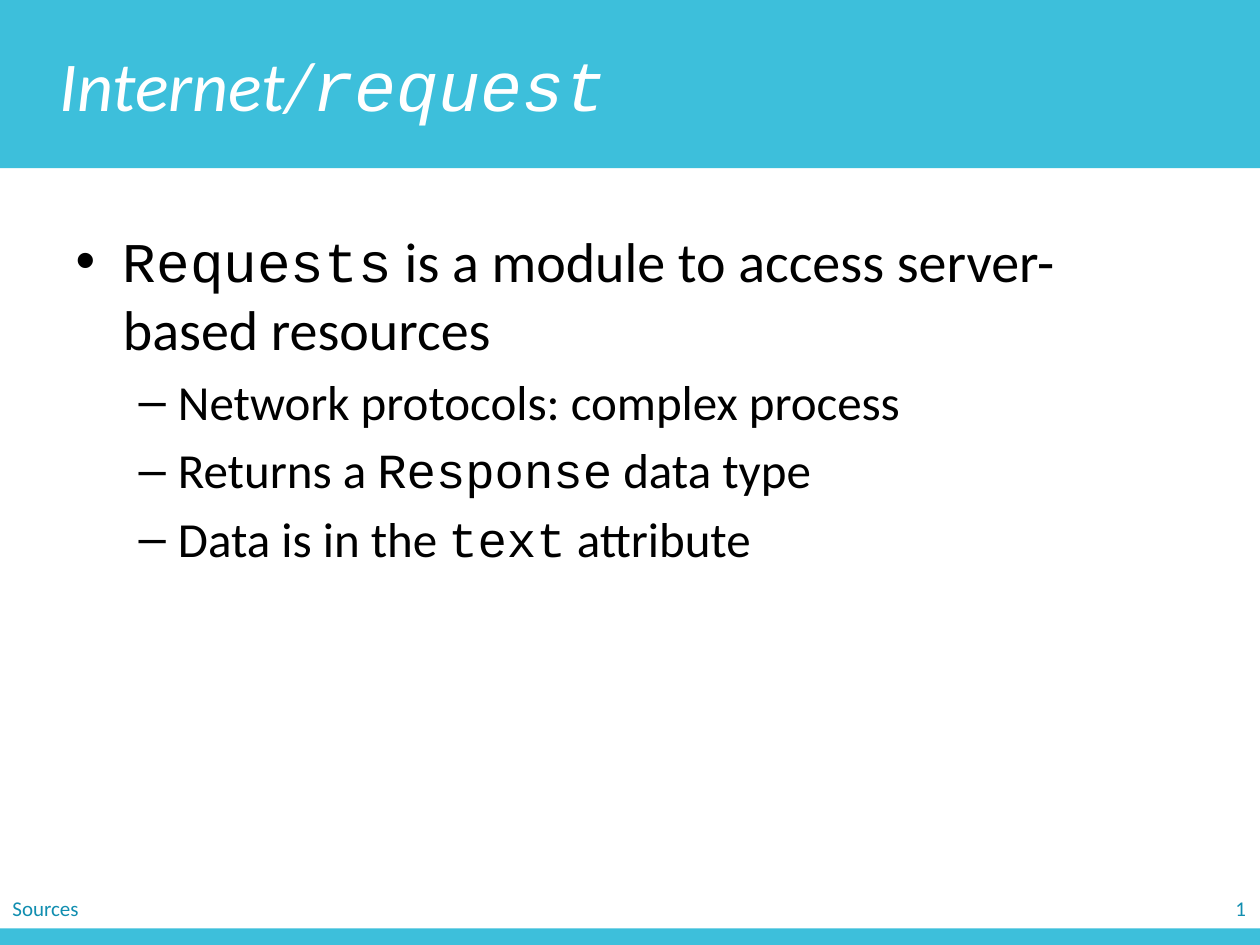
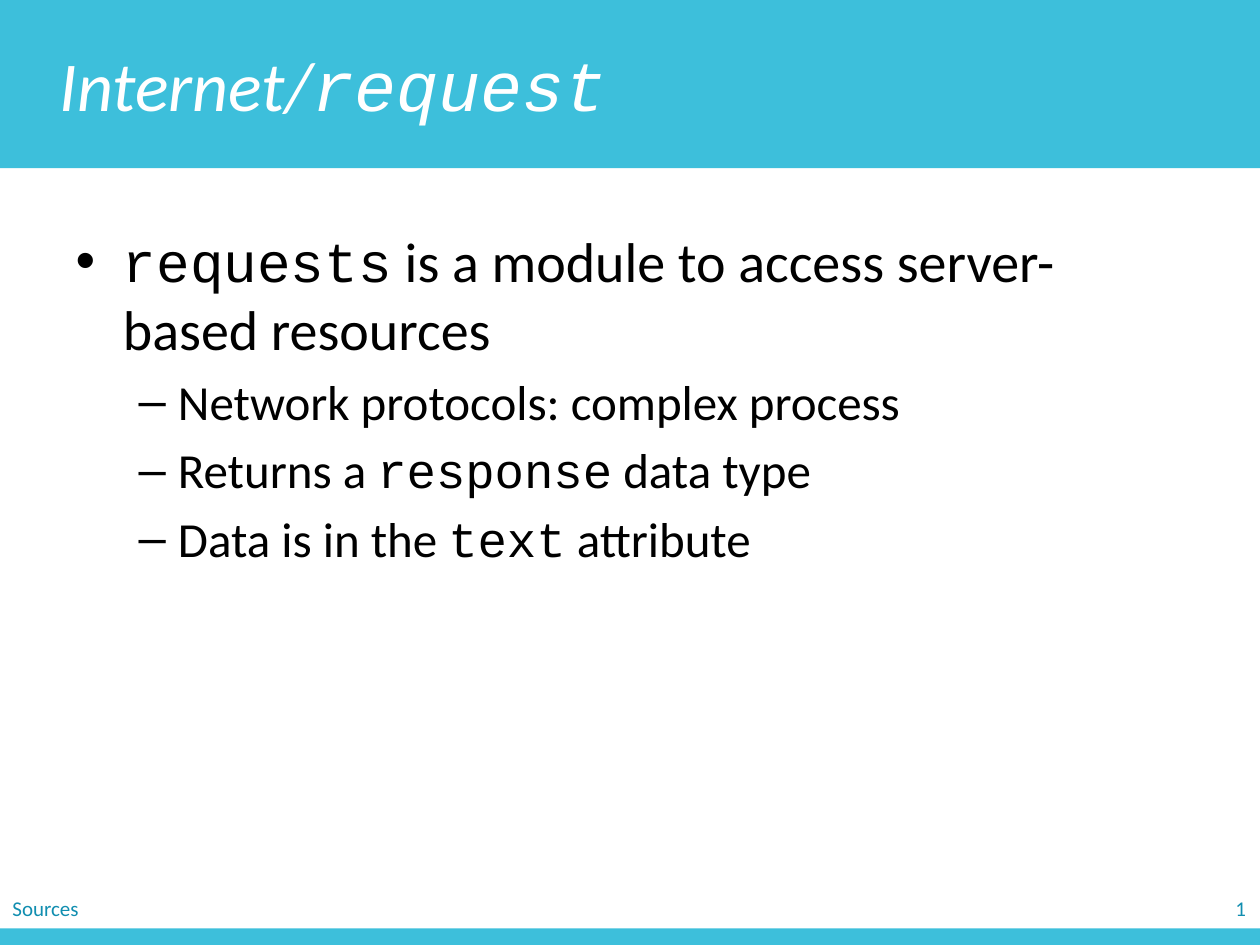
Before and after one commit to zichengliao/zuics101-fa17, a slide deck: slide 25 of lectures/lec12/lec12.pptx. Drawn at 1260x945 pixels with LibreOffice and Linux fonts; fonts in the diff are those of the drawing. Boxes give left, top, right and bottom in pixels: in the first picture for what was removed or moved away, otherwise in the second. Text is boxed around its words. In the diff, an @@ line names an element or a change of style, - is before the commit and + after.

```diff
--- a/lectures/lec12/lec12.pptx
+++ b/lectures/lec12/lec12.pptx
@@ text at (123, 243, 1054, 351): text changed @@
-• Requests is a module to access server-based resources
+• requests is a module to access server-based resources
@@ text at (178, 454, 811, 499): text changed @@
-  – Returns a Response data type
+  – Returns a response data type
```
Also in this commit, not shown: 4 other slides changed.
